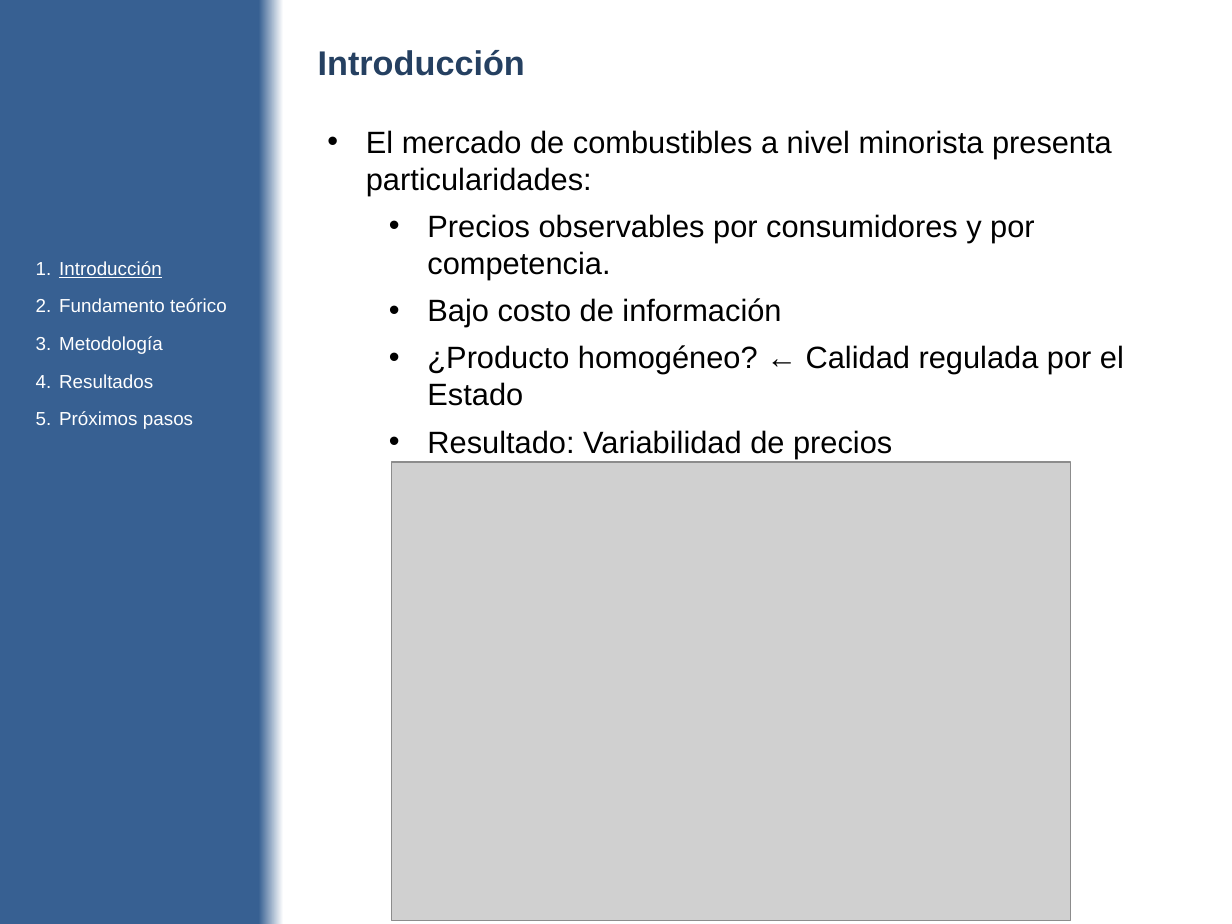
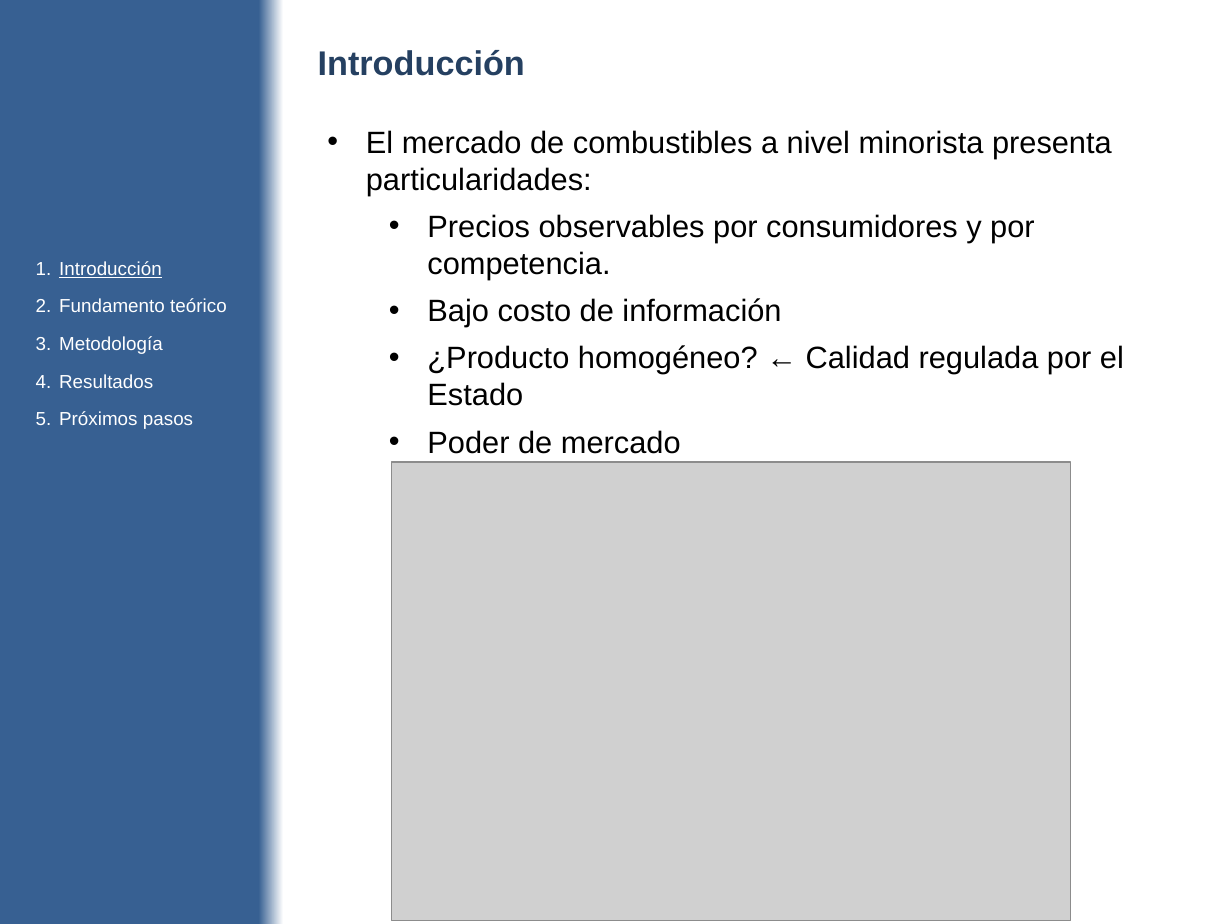
Before and after one commit to diegouriarte/masther-thesis, a slide deck: slide 4 of doc/avance-parcial.pptx. Drawn at 1232x924 pixels with LibreOffice and Linux fonts; fonts in the diff are those of the drawing; grey boxes stand for pictures. Boxes give left, top, right and bottom in pixels: in the first picture for what was removed or moved away, otherwise in the second. Text is boxed around its words. In the diff, an @@ line names an element or a change of style, - is before the commit and + after.

```diff
--- a/doc/avance-parcial.pptx
+++ b/doc/avance-parcial.pptx
@@ text at [427,430,681,454]: text changed @@
-  • Resultado: Variabilidad de precios
+  • Poder de mercado
```
Also in this commit, not shown: 16 other slides changed, 1 slide added, 4 other files.
